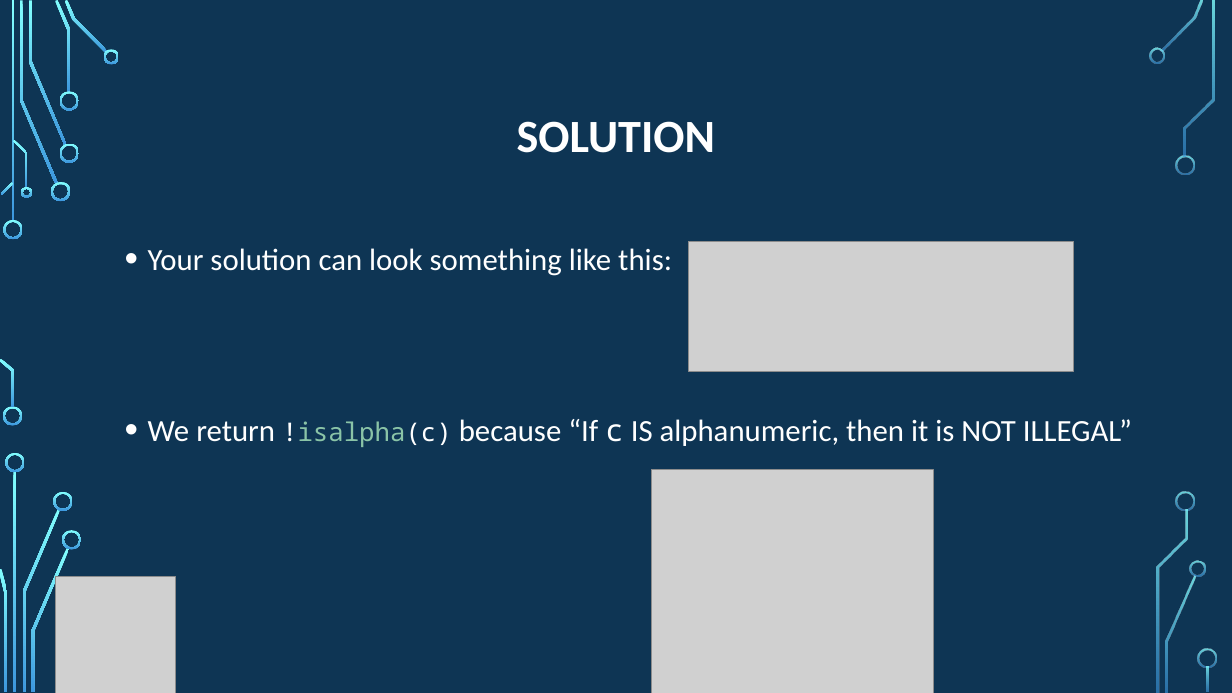
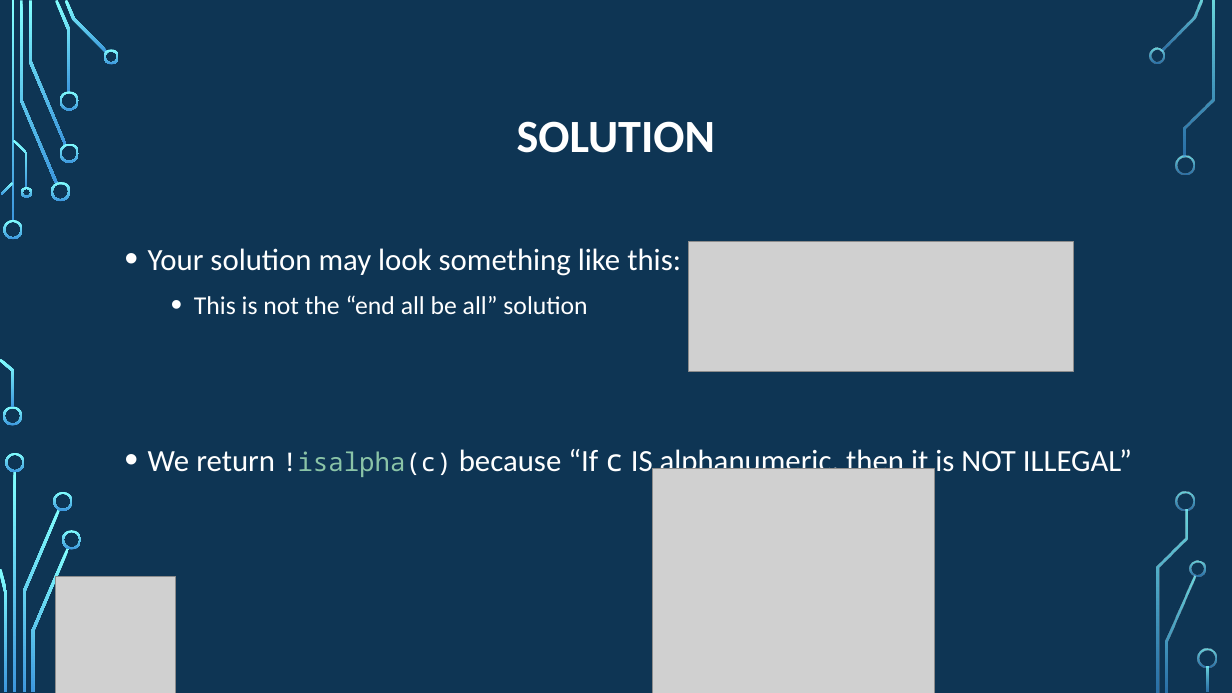
Before and after one commit to psypdt/ZIS_C-_Summer_Course_2019, a slide deck: slide 29 of Day_4/Day_4.pptx (slide 28 before the commit). Drawn at 1232x693 pixels with LibreOffice and Linux fonts; fonts in the diff are those of the drawing; grey boxes stand for pictures; background and template pictures are left out. Boxes give left, top, right and bottom in pixels: in the first picture for what was removed or moved away, otherwise in the second. Text is boxed around its words. In the diff, an @@ line names an element or a change of style, - is before the commit and + after.

```diff
--- a/Day_4/Day_4.pptx
+++ b/Day_4/Day_4.pptx
@@ text at bbox=[148, 248, 681, 314]: text changed @@
-• Your solution can look something like this:
+• Your solution may look something like this:
+  • This is not the “end all be all” solution
```
Also in this commit, not shown: 2 other slides changed, 5 slides added.
